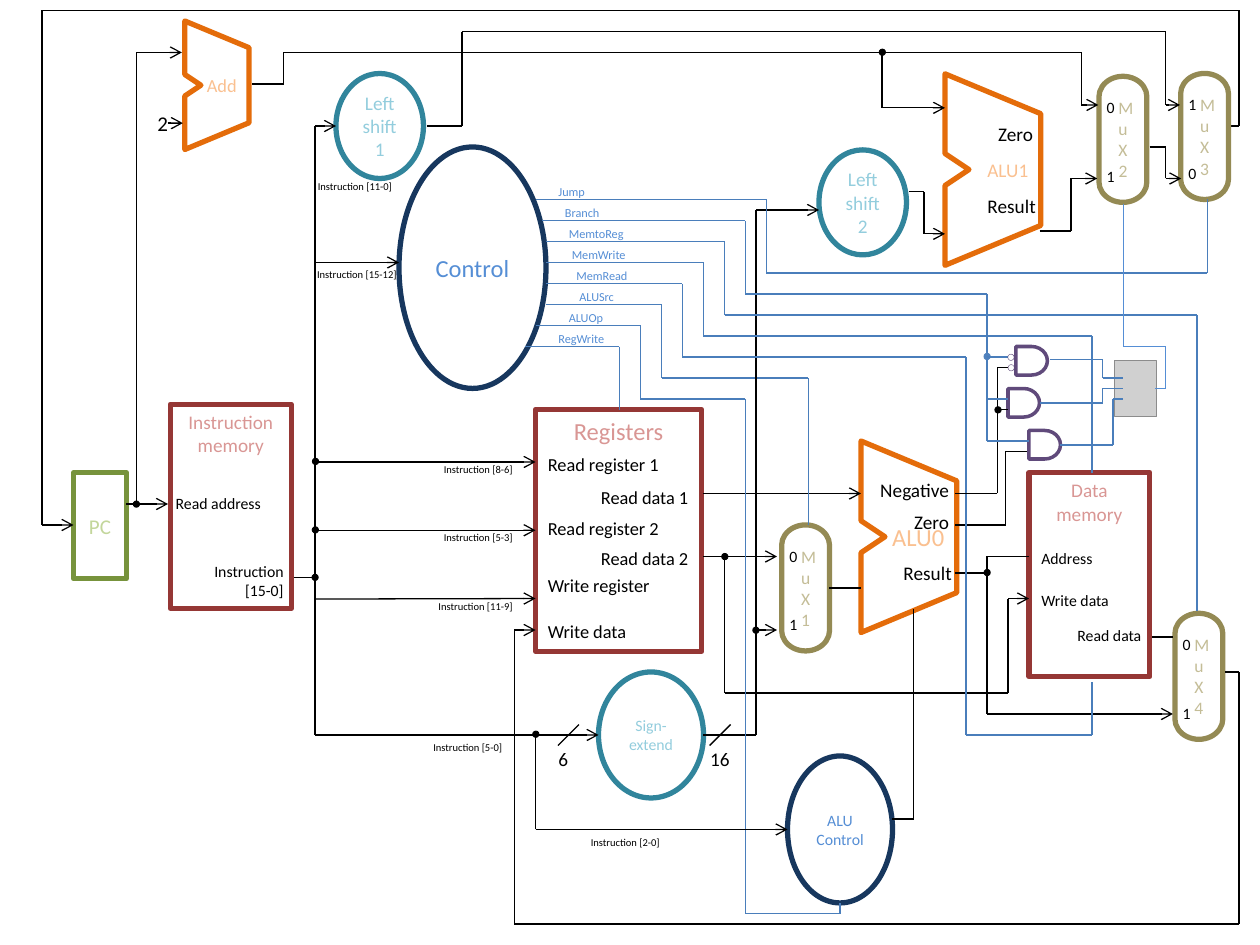
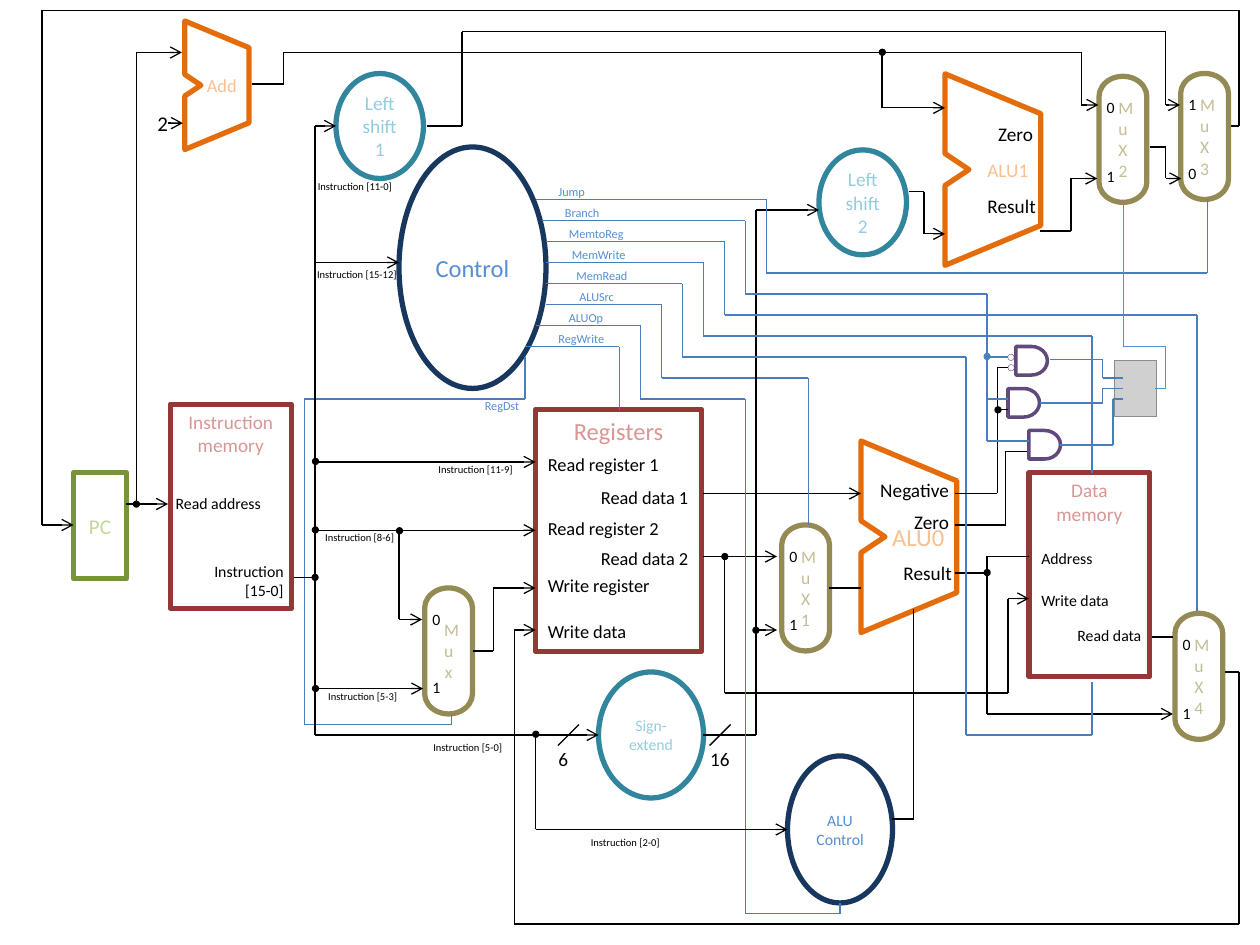
Before and after one commit to trimmerdb/EGRE_426, a slide deck: slide 1 of CPU block diagram with jump.pptx. Drawn at 1260x945 pixels with LibreOffice and Linux fonts; fonts in the diff are those of the drawing; grey boxes stand for pictures. Boxes give left, top, right and bottom in pixels: in the first picture for what was removed or moved away, otherwise in the second. Text is boxed around its words. In the diff, an @@ line names an element or a change of style, - is before the commit and + after.

```diff
--- a/CPU block diagram with jump.pptx
+++ b/CPU block diagram with jump.pptx
@@ group added at (305,357,525,724): 5 lines, 1 text @@
+RegDst
@@ text at (438,465,513,475): text changed @@
-Instruction [8-6]
+Instruction [11-9]
@@ text at (325,533,394,543): text changed @@
-Instruction [5-3]
+Instruction [8-6]
@@ group added at (312,528,422,692): 2 ellipses, 1 arrow, 1 line @@
@@ pill shape added at (425,588,472,714), outline #948A54 3 pt, 10 pt, text #C4BD97 @@
+M
+u
+x
@@ arrow added from (494, 588) to (536, 588), #000000 0.75 pt @@
@@ line added from (494, 588) to (494, 651), #000000 0.75 pt @@
@@ text added at (432,614,440,625), 9 pt, text #000000 @@
+0
@@ line added from (472, 651) to (494, 651), #000000 0.75 pt @@
@@ arrow moved from (315, 598) - (536, 598) to (315, 689) - (423, 689) @@
@@ text added at (432,683,440,693), 9 pt, text #000000 @@
+1
@@ text at (328,692,397,702): text changed @@
-Instruction [11-9]
+Instruction [5-3]
```
Also in this commit, not shown: 3 other files.
